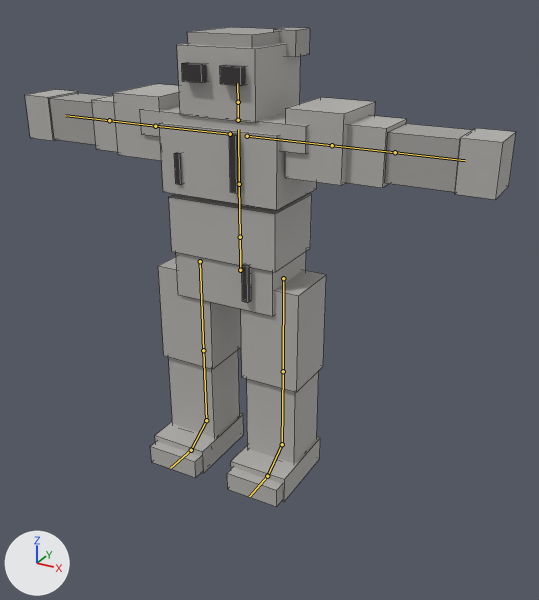
Two versions of the FBX model Assets/Resources/Bodies/Golem.fbx, one commit apart.
Before and after are seen from a camera (50 mm lens) standing at (0.78, -1.291, 1.06) and looking at (0.02, 0.093, 0.368). Lighting does not change. The marker at lower left points along +X, +Y and +Z. The picture after the commit comes second. The bones that change, and the others that lie on the model, are drawn over the model as lines. Mesh edges are drawn as thin lines.

Objects in the first picture: 'GolemMesh'.
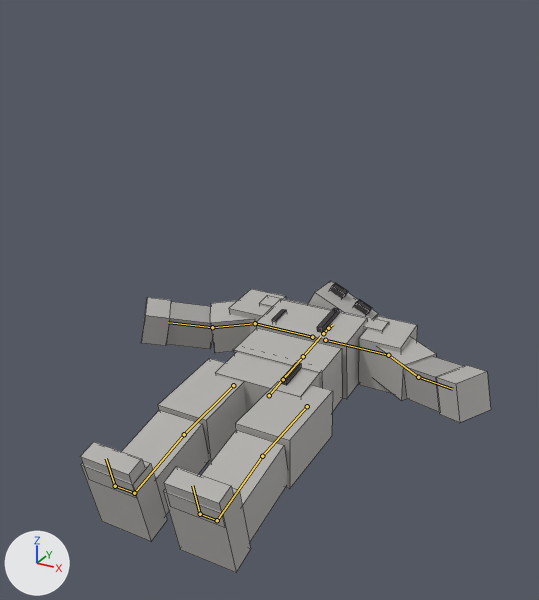
The newer file adds an action. The first version stands in its rest pose; the second is drawn at frame 20 of the action 'Golem|Die'.

The change in detail:
Bone 'Hips' (bone_hips) moves from (0.0, 0.0, 0.0) to (0.0, -0.382, -0.128).
Bone 'Hips' (bone_hips) turns from (0, 0, 0) to (-83, 0, 0) degrees about its own x, y and z.
Bone 'Neck' (bone_neck) turns from (0, 0, 0) to (-4, 0, 0) degrees about its own x, y and z.
Bone 'Head' (bone_head) turns from (0, 0, 0) to (-9, 26, 0) degrees about its own x, y and z.
Bone 'LeftUpperArm' (bone_leftupperarm) turns from (0, 0, 0) to (-32, -2, 0) degrees about its own x, y and z.
Bone 'LeftLowerArm' (bone_leftlowerarm) turns from (0, 0, 0) to (0, 0, -15) degrees about its own x, y and z.
Bone 'RightUpperArm' (bone_rightupperarm) turns from (0, 0, 0) to (-32, -4, 0) degrees about its own x, y and z.
Bone 'RightLowerArm' (bone_rightlowerarm) turns from (0, 0, 0) to (0, 0, 15) degrees about its own x, y and z.
Bone 'LeftUpperLeg' (bone_leftupperleg) turns from (0, 0, 0) to (-5, 0, 0) degrees about its own x, y and z.
Bone 'LeftLowerLeg' (bone_leftlowerleg) turns from (0, 0, 0) to (10, 0, 0) degrees about its own x, y and z.
Bone 'RightUpperLeg' (bone_rightupperleg) turns from (0, 0, 0) to (-2, 0, 0) degrees about its own x, y and z.
Bone 'RightLowerLeg' (bone_rightlowerleg) turns from (0, 0, 0) to (6, 0, 0) degrees about its own x, y and z.

Where the change shows, as pixel boxes [x1, y1, x2, y2] in the pictures (539 x 600 px):
'GolemMesh', posed (16% narrower, 39% shorter): before [25, 27, 516, 507]; after [80, 281, 491, 573]
bone 'Hips', root to tip: before (240, 270) to (240, 228); after (269, 395) to (286, 375)
bone 'Neck', root to tip: before (238, 120) to (238, 102); after (323, 333) to (328, 328)
bone 'Head', root to tip: before (238, 102) to (237, 83); after (328, 328) to (333, 324)
bone 'LeftUpperArm', root to tip: before (332, 145) to (395, 152); after (388, 355) to (418, 377)
bone 'LeftLowerArm', root to tip: before (395, 152) to (465, 160); after (418, 377) to (452, 389)
bone 'RightUpperArm', root to tip: before (155, 126) to (109, 120); after (255, 323) to (212, 327)
bone 'RightLowerArm', root to tip: before (109, 120) to (65, 115); after (212, 327) to (168, 322)
bone 'LeftUpperLeg', root to tip: before (283, 278) to (283, 371); after (307, 406) to (262, 456)
bone 'LeftLowerLeg', root to tip: before (283, 371) to (282, 444); after (262, 456) to (217, 520)
bone 'RightUpperLeg', root to tip: before (200, 261) to (203, 350); after (233, 385) to (184, 434)
bone 'RightLowerLeg', root to tip: before (203, 350) to (206, 420); after (184, 434) to (134, 493)
